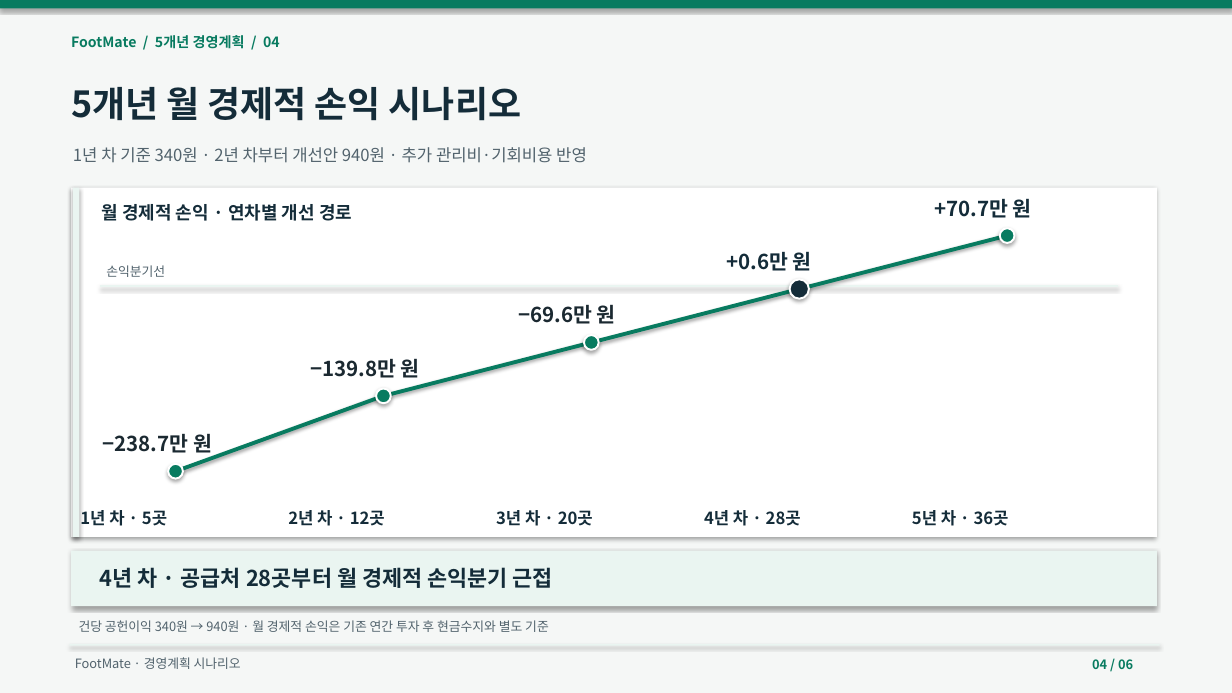
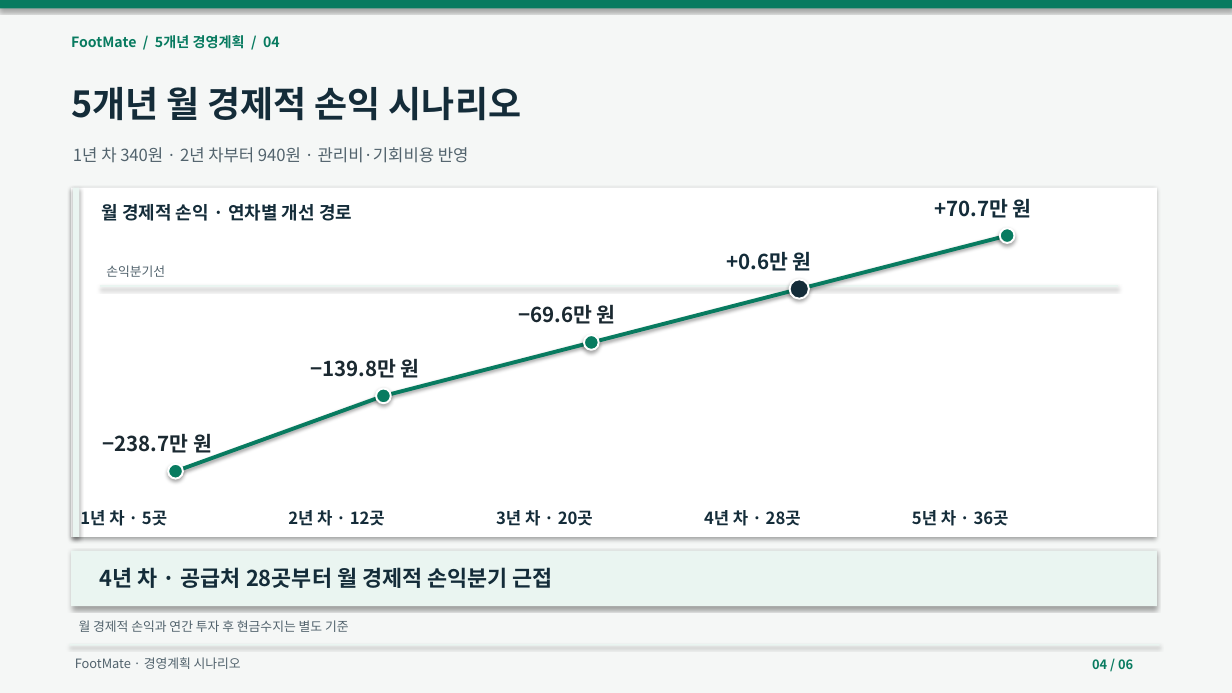
Before and after one commit to dohyunkimmm/footmate, a slide deck: slide 4 of src/case-study/downloads/footmate_5year_strategy.pptx. Drawn at 1232x693 pixels with LibreOffice and Linux fonts; fonts in the diff are those of the drawing. Boxes give left, top, right and bottom in pixels: in the first picture for what was removed or moved away, otherwise in the second. Text is boxed around its words. In the diff, an @@ line names an element or a change of style, - is before the commit and + after.

```diff
--- a/src/case-study/downloads/footmate_5year_strategy.pptx
+++ b/src/case-study/downloads/footmate_5year_strategy.pptx
@@ text at (x1=73, y1=147, x2=469, y2=163): text changed @@
-1년 차 기준 340원 · 2년 차부터 개선안 940원 · 추가 관리비·기회비용 반영
+1년 차 340원 · 2년 차부터 940원 · 관리비·기회비용 반영
@@ text at (x1=79, y1=620, x2=349, y2=632): text changed @@
-건당 공헌이익 340원 → 940원 · 월 경제적 손익은 기존 연간 투자 후 현금수지와 별도 기준
+월 경제적 손익과 연간 투자 후 현금수지는 별도 기준
```
Also in this commit, not shown: 5 other slides changed, 8 other files.
